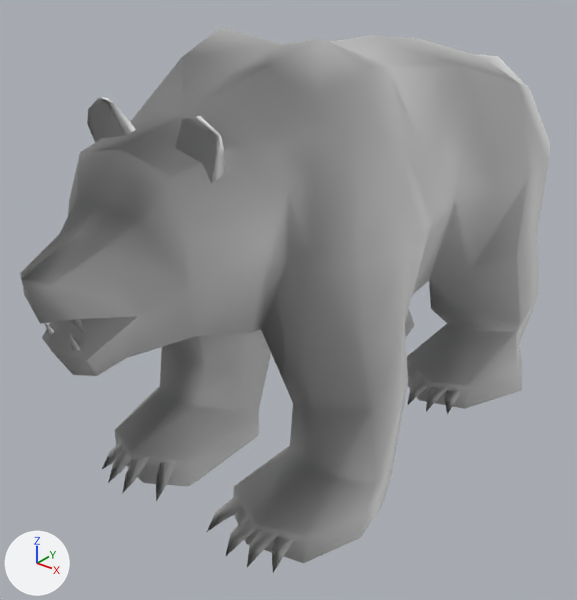
What one commit did to the OBJ model PolarBowler/_Binary/Data/MOBJ/PB/Bear.obj.
Rendered twice from a camera (50 mm lens) standing at (4.63, -6.85, 5.37) and looking at (-0.18, -0.84, 1.64). Lighting does not change. The marker at lower left points along +X, +Y and +Z. Materials are left out; every surface is plain grey. Where no turn or scale is listed for an object, it has been applied to the vertices. Vertices at the same position are counted once.

In view in the first picture: 'Bear'.
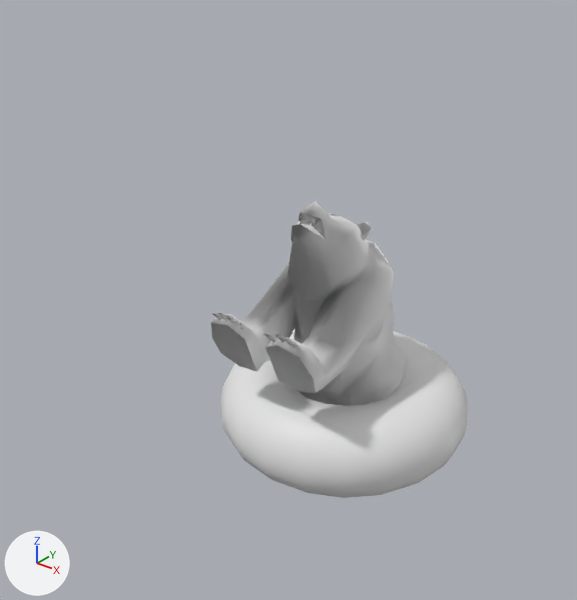
What differs and where, as boxes (x1, y1, x2, y2) in the pictures (577 x 600 px; the box of a moved part takes in the faces that stretch with it):
'Bear', reshaped (52% narrower, 45% shorter): before (20, 27, 550, 572); after (211, 201, 467, 498)
part 1 of me_bear, moved or reshaped: before (20, 30, 550, 563); after (211, 201, 405, 406)
part 2 of me_bear, moved or reshaped: before (176, 116, 225, 184); after (357, 222, 371, 240)
part 3 of me_bear, moved or reshaped: before (207, 495, 244, 532); after (264, 334, 279, 342)
part 4 of me_bear, moved or reshaped: before (225, 514, 256, 557); after (275, 334, 285, 342)
part 5 of me_bear, moved or reshaped: before (247, 531, 278, 567); after (284, 338, 297, 345)
part 6 of me_bear, moved or reshaped: before (272, 537, 293, 572); after (293, 344, 301, 349)
part 7 of me_bear, moved or reshaped (not visible afterwards): before (407, 363, 416, 377)
part 8 of me_bear, moved or reshaped (not visible afterwards): before (408, 376, 428, 404)
part 9 of me_bear, moved or reshaped (not visible afterwards): before (426, 388, 448, 412)
part 10 of me_bear, moved or reshaped (not visible afterwards): before (444, 391, 461, 414)
part 11 of me_bear, moved or reshaped: before (87, 97, 136, 143); after (328, 213, 335, 216)
part 12 of me_bear, moved or reshaped: before (156, 461, 176, 501); after (239, 323, 248, 330)
part 13 of me_bear, moved or reshaped: before (122, 458, 149, 494); after (226, 315, 238, 322)
part 14 of me_bear, moved or reshaped: before (108, 448, 131, 483); after (218, 313, 227, 320)
part 15 of me_bear, moved or reshaped: before (102, 443, 123, 469); after (213, 314, 222, 320)
part 16 of me_bear, added: after (220, 329, 467, 498)
part 17 of me_bear, deleted: before (69, 333, 81, 351)
part 18 of me_bear, deleted: before (71, 319, 85, 334)
part 19 of me_bear, deleted: before (44, 323, 54, 339)
part 20 of me_bear, added: after (297, 215, 320, 229)

Edits to the bpy script that builds the scene:
```text
Change me_bear:
    remove me_bear.from_pydata(...)  # 421 vertices, 726 faces; spans x -1.61..1.61, y -4.04..3.06, z 0.02..4.43
    add me_bear.from_pydata(...)  # 821 vertices, 1126 faces; spans x -1.5..1.5, y -1.67..1.5, z -0.5..2.72
    me_bear part 1: the loose piece of 269 vertices spanning x -1.61..1.61, y -4.04..3.06, z 0.02..4.43 is turned -68 degrees about the x axis through its middle and scaled by 0.448, then moved by (0.0, 0.11, -1.12)
    me_bear part 2: the loose piece of 12 vertices spanning x 0.25..0.73, y -2.81..-2.6, z 3.52..4.05 is turned -68 degrees about the x axis through its middle and scaled by 0.448, then moved by (-0.27, 2.61, -1.49)
    me_bear part 3: the loose piece of 7 vertices spanning x 0.33..0.64, y -2.74..-2.28, z 0.07..0.34 is turned -68 degrees about the x axis through its middle and scaled by 0.448, then moved by (-0.27, 0.96, 1.4)
    me_bear part 4: the loose piece of 7 vertices spanning x 0.65..0.89, y -2.87..-2.4, z 0.07..0.34 is turned -68 degrees about the x axis through its middle and scaled by 0.448, then moved by (-0.42, 1.06, 1.45)
    me_bear part 5: the loose piece of 7 vertices spanning x 0.87..1.07, y -2.85..-2.38, z 0.07..0.34 is turned -68 degrees about the x axis through its middle and scaled by 0.448, then moved by (-0.54, 1.04, 1.45)
    me_bear part 6: the loose piece of 7 vertices spanning x 0.98..1.2, y -2.76..-2.28, z 0.07..0.34 is turned -68 degrees about the x axis through its middle and scaled by 0.448, then moved by (-0.6, 0.96, 1.41)
    me_bear part 7: the loose piece of 7 vertices spanning x 0.33..0.64, y 0.45..0.91, z 0.07..0.34 is turned -68 degrees about the x axis through its middle and scaled by 0.448, then moved by (-0.27, -1.7, 0.07)
    me_bear part 8: the loose piece of 7 vertices spanning x 0.65..0.89, y 0.32..0.8, z 0.07..0.34 is turned -68 degrees about the x axis through its middle and scaled by 0.448, then moved by (-0.42, -1.6, 0.13)
    me_bear part 9: the loose piece of 7 vertices spanning x 0.87..1.07, y 0.34..0.82, z 0.07..0.34 is turned -68 degrees about the x axis through its middle and scaled by 0.448, then moved by (-0.54, -1.62, 0.12)
    me_bear part 10: the loose piece of 7 vertices spanning x 0.98..1.2, y 0.44..0.91, z 0.07..0.34 is turned -68 degrees about the x axis through its middle and scaled by 0.448, then moved by (-0.6, -1.7, 0.08)
    me_bear part 11: the loose piece of 12 vertices spanning x -0.73..-0.25, y -2.81..-2.6, z 3.52..4.05 is turned -68 degrees about the x axis through its middle and scaled by 0.448, then moved by (0.27, 2.61, -1.49)
    me_bear part 12: the loose piece of 7 vertices spanning x -0.64..-0.33, y -2.74..-2.28, z 0.07..0.34 is turned -68 degrees about the x axis through its middle and scaled by 0.448, then moved by (0.27, 0.96, 1.4)
    me_bear part 13: the loose piece of 7 vertices spanning x -0.89..-0.65, y -2.87..-2.4, z 0.07..0.34 is turned -68 degrees about the x axis through its middle and scaled by 0.448, then moved by (0.42, 1.06, 1.45)
    me_bear part 14: the loose piece of 7 vertices spanning x -1.07..-0.87, y -2.85..-2.38, z 0.07..0.34 is turned -68 degrees about the x axis through its middle and scaled by 0.448, then moved by (0.54, 1.04, 1.45)
    me_bear part 15: the loose piece of 7 vertices spanning x -1.2..-0.98, y -2.76..-2.28, z 0.07..0.34 is turned -68 degrees about the x axis through its middle and scaled by 0.448, then moved by (0.6, 0.96, 1.41)
    me_bear part 16: a new loose piece, a torus around z (ring radius 1.0, tube radius 0.5) spanning x -1.5..1.5, y -1.5..1.5, z -0.5..0.5
    me_bear part 17: the loose piece of 4 vertices spanning x 0.13..0.2, y -3.82..-3.72, z 2.4..2.61 is deleted
    me_bear part 18: the loose piece of 4 vertices spanning x 0.2..0.28, y -3.85..-3.74, z 2.58..2.78 is deleted
    me_bear part 19: the loose piece of 4 vertices spanning x -0.2..-0.13, y -3.82..-3.72, z 2.4..2.61 is deleted
    me_bear part 20: 16 vertices added at x -0.12..0.12, y -0.86..-0.7, z 2.48..2.59
```
